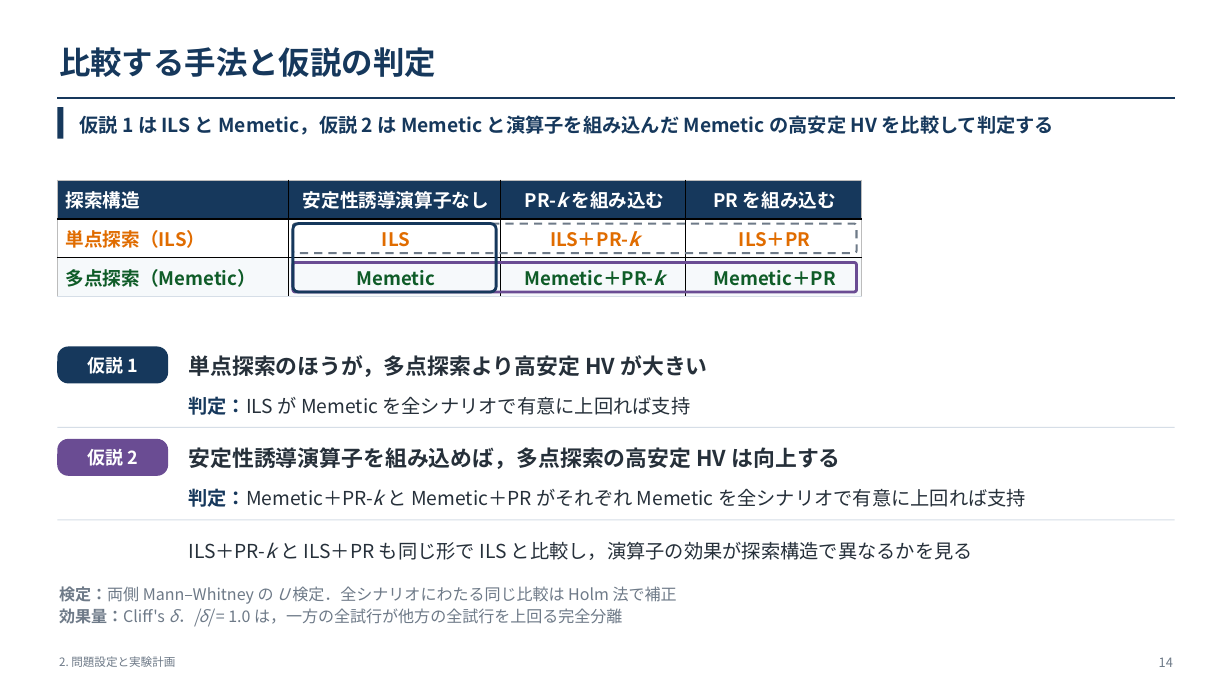
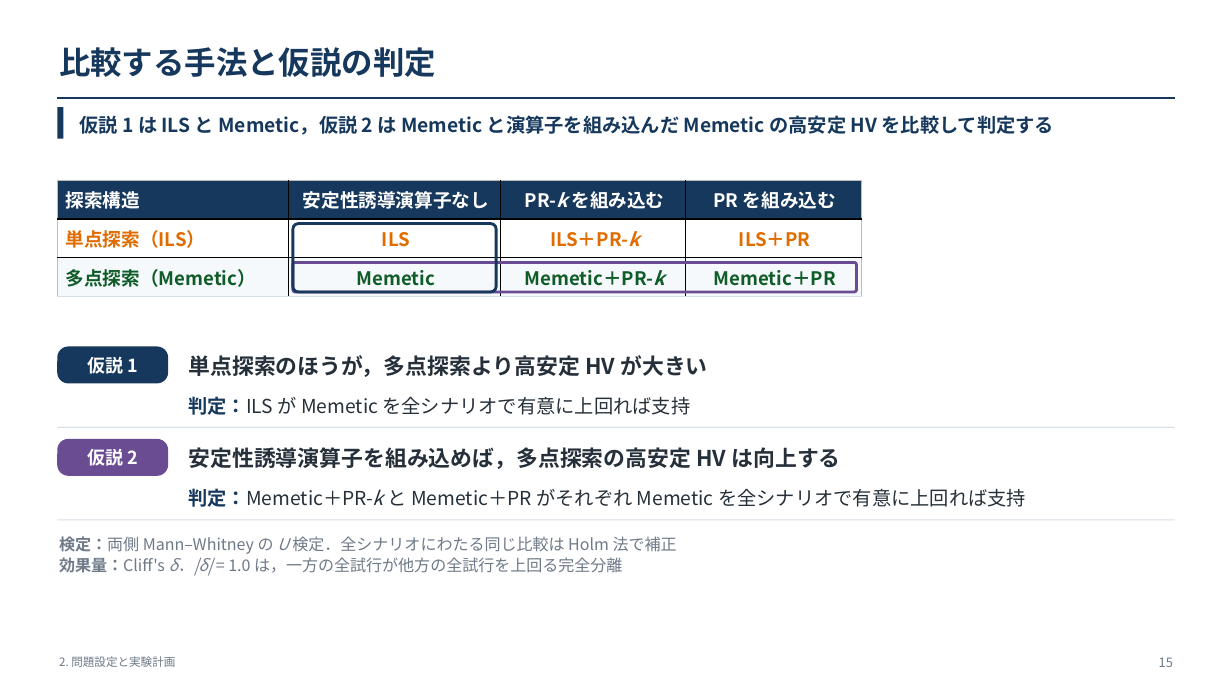
Before and after one commit to kitotakumi/stability_scheduling, a slide deck: slide 15 of doc/presentation_materials/JIMA2026fall_発表.pptx (slide 14 before the commit). Drawn at 1232x693 pixels with LibreOffice and Linux fonts; fonts in the diff are those of the drawing. Boxes give left, top, right and bottom in pixels: in the first picture for what was removed or moved away, otherwise in the second. Text is boxed around its words. In the diff, an @@ line names an element or a change of style, - is before the commit and + after.

```diff
--- a/doc/presentation_materials/JIMA2026fall_発表.pptx
+++ b/doc/presentation_materials/JIMA2026fall_発表.pptx
@@ rounded rectangle removed at [293,224,857,253] @@
@@ text "検定：両側 Mann–Whitney の U 検定．全シナリオにわたる同じ比較は ...": place and size @@
-text "検定：両側 Mann–Whitney の U 検定．全シナリオにわたる同じ比較は ..." at [59,586,677,627]
+text "検定：両側 Mann–Whitney の U 検定．全シナリオにわたる同じ比較は ..." at [59,536,677,576]
@@ text removed at [188,542,973,560] @@
-ILS＋PR-k と ILS＋PR も同じ形で ILS と比較し，演算子の効果が探索構造で異なるかを見る
@@ text at [1159,657,1173,667]: text changed @@
-14
+15
```
Also in this commit, not shown: 27 other slides changed, 3 slides added, 12 other files.
